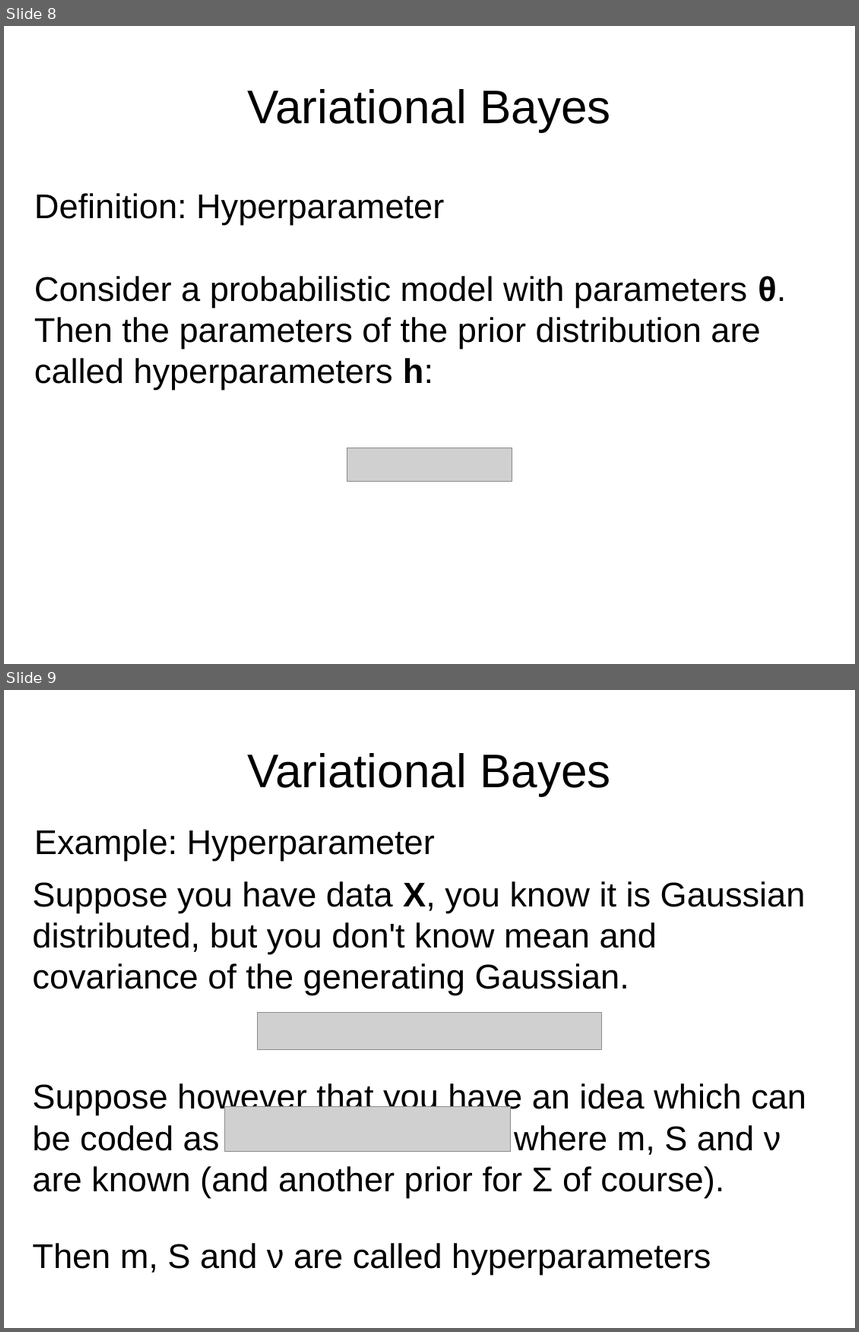
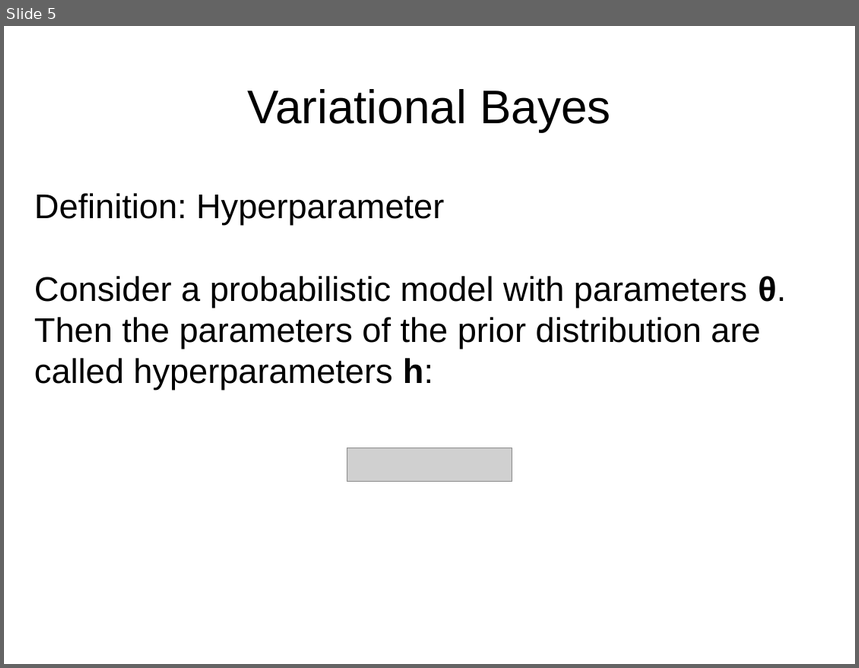
Before and after one commit to jPhy/master_thesis, a slide deck: presentation_25_July_BAT_day/presentation.odp. Shown one above the other, each under a label of ours: slides 8 and 9 before the commit, slide 5 after it. The pictures are 859x1332 and 859x668 pixels, drawn with LibreOffice and Linux fonts; fonts in the diff are those of the drawing; grey boxes stand for pictures. Boxes give left, top, right and bottom in pixels: in the first picture for what was removed or moved away, otherwise in the second. Text is boxed around its words. In the diff, an @@ line names an element or a change of style, - is before the commit and + after.

```diff
--- a/presentation_25_July_BAT_day/presentation.odp
+++ b/presentation_25_July_BAT_day/presentation.odp
@@ slide 9 removed at bbox=[4, 690, 855, 1328], background #FFFFFF @@
@@ title removed at bbox=[247, 753, 610, 796] @@
-Variational Bayes
@@ title removed at bbox=[34, 829, 435, 860] @@
-Example: Hyperparameter
@@ text removed at bbox=[32, 882, 806, 996] @@
-Suppose you have data X, you know it is Gaussian distributed, but you don't know mean and covariance of the generating Gaussian.
@@ picture removed at bbox=[257, 1013, 602, 1050] @@
@@ text removed at bbox=[32, 1082, 807, 1198] @@
-Suppose however that you have an idea which can be coded as where m, S and ν are known (and another prior for Σ of course).
@@ picture removed at bbox=[225, 1107, 512, 1153] @@
@@ text removed at bbox=[32, 1243, 711, 1275] @@
-Then m, S and ν are called hyperparameters
@@ what was slide 8 is now slide 5 @@
```
Also in this commit, not shown: 7 slides changed, 1 slide added, 2 other files.
